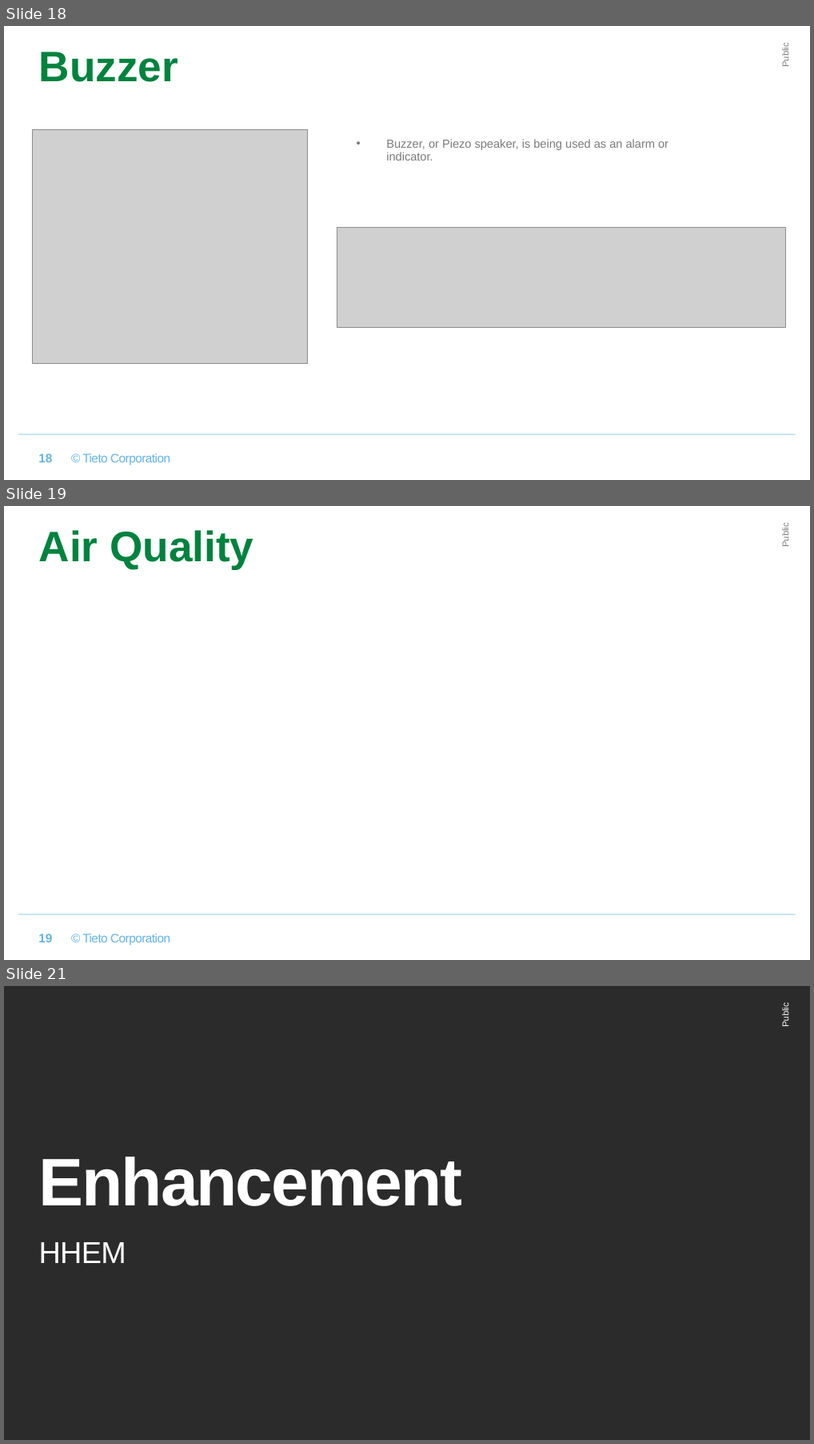
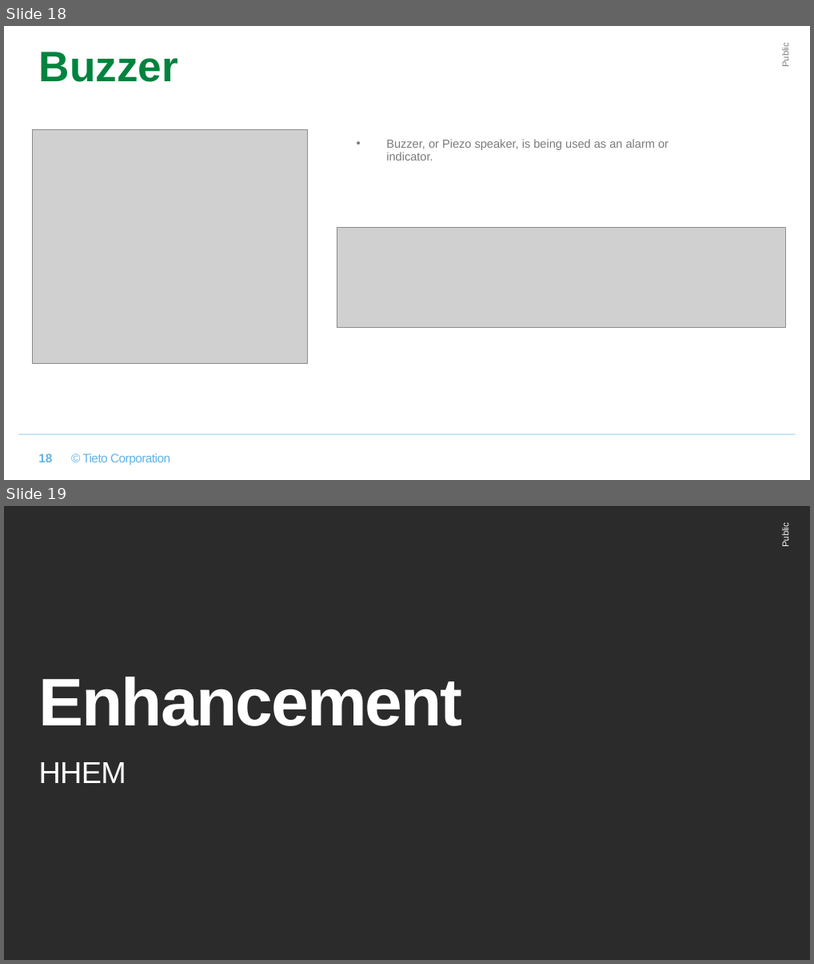
Before and after one commit to xpanhhu/hand-held_environment_monitor, a slide deck: hand-held_environment_monitor_Template.pptx. Shown one above the other, each under a label of ours: slides 18, 19 and 21 before the commit, slides 18 and 19 after it; the slides between them are not shown. The pictures are 814x1444 and 814x964 pixels, drawn with LibreOffice and Linux fonts; fonts in the diff are those of the drawing; grey boxes stand for pictures; background and template pictures are left out; a plain dark background stands for a picture behind light text. Boxes give left, top, right and bottom in pixels: in the first picture for what was removed or moved away, otherwise in the second. Text is boxed around its words. In the diff, an @@ line names an element or a change of style, - is before the commit and + after.

```diff
--- a/hand-held_environment_monitor_Template.pptx
+++ b/hand-held_environment_monitor_Template.pptx
@@ slide 19 removed at (4, 506, 810, 960), background #FFFFFF; not listed: 3 template elements that a slide beside it also shows @@
@@ title removed at (39, 530, 254, 569) @@
-Air Quality
@@ page number removed at (38, 932, 70, 945) @@
-19
@@ what was slide 21 is now slide 19 @@
```
Also in this commit, not shown: 2 slides changed, 1 slide added, 3 other slides removed.
